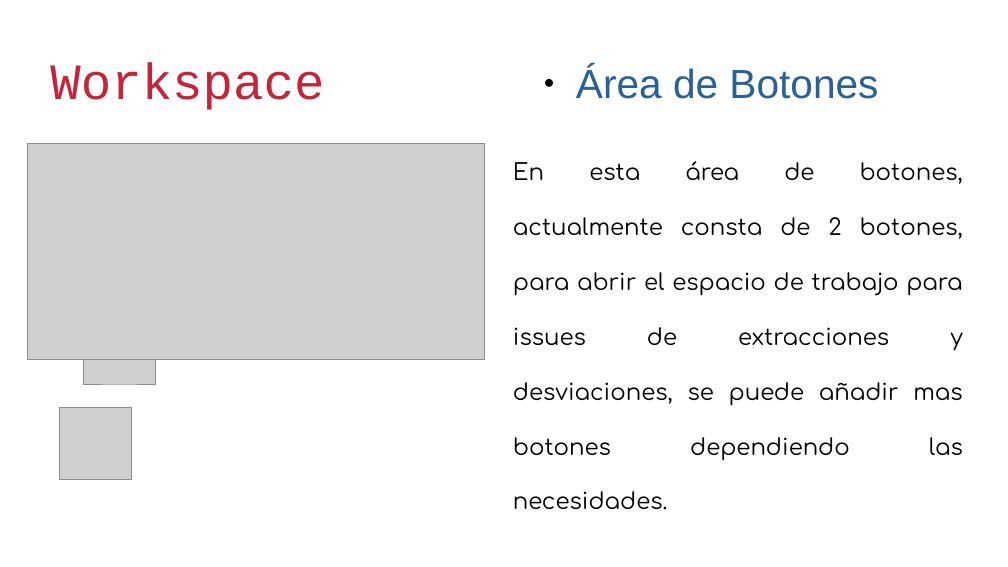
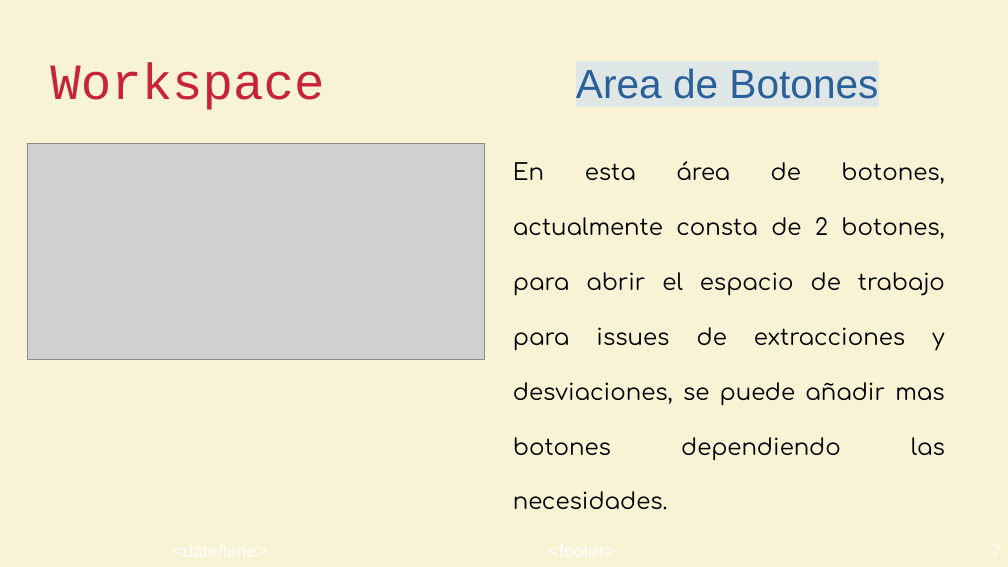
Before and after one commit to lopuma/APP-COMPLIANCE, a slide deck: slide 7 of Presentancion/APPCompliance.odp. Drawn at 1008x567 pixels with LibreOffice and Linux fonts; fonts in the diff are those of the drawing; grey boxes stand for pictures; background and template pictures are left out. Boxes give left, top, right and bottom in pixels: in the first picture for what was removed or moved away, otherwise in the second. Text is boxed around its words. In the diff, an @@ line names an element or a change of style, - is before the commit and + after.

```diff
--- a/Presentancion/APPCompliance.odp
+++ b/Presentancion/APPCompliance.odp
@@ background #FFFFFF to #F8F3D4 @@
@@ text at (576,68,878,99): text changed @@
-● Área de Botones
+Area de Botones
@@ text "En esta área de botones, ..." rewrapped from (513,161,963,461) to (513,161,945,510) @@
@@ picture removed at (83,312,155,384) @@
@@ picture removed at (59,408,132,480) @@
```
Also in this commit, not shown: 20 other slides changed, 1 slide added, 7 other files.
